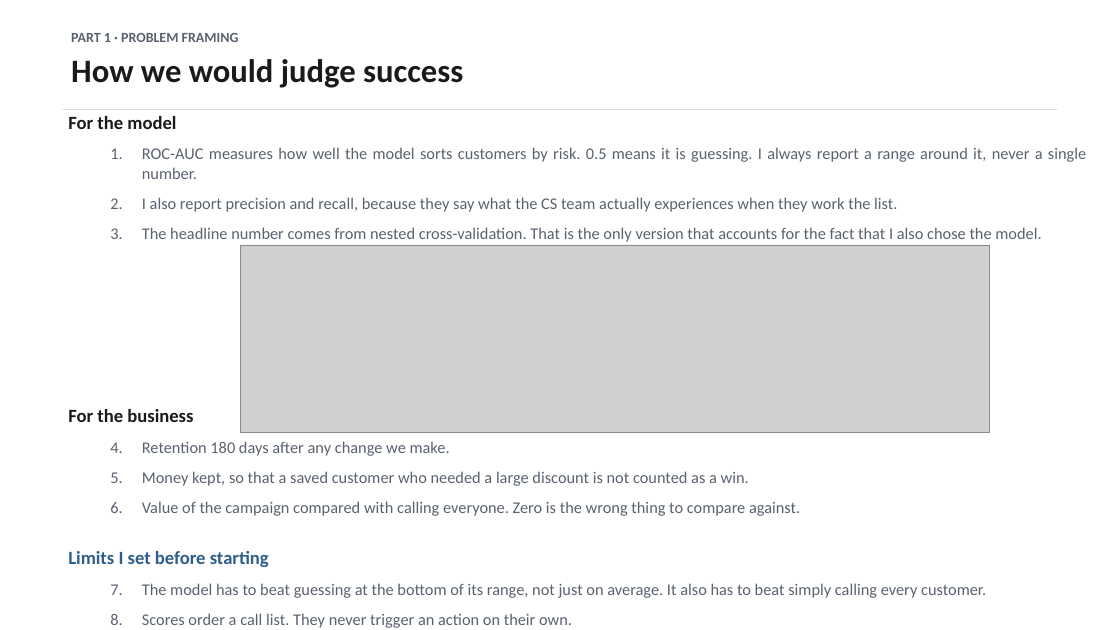
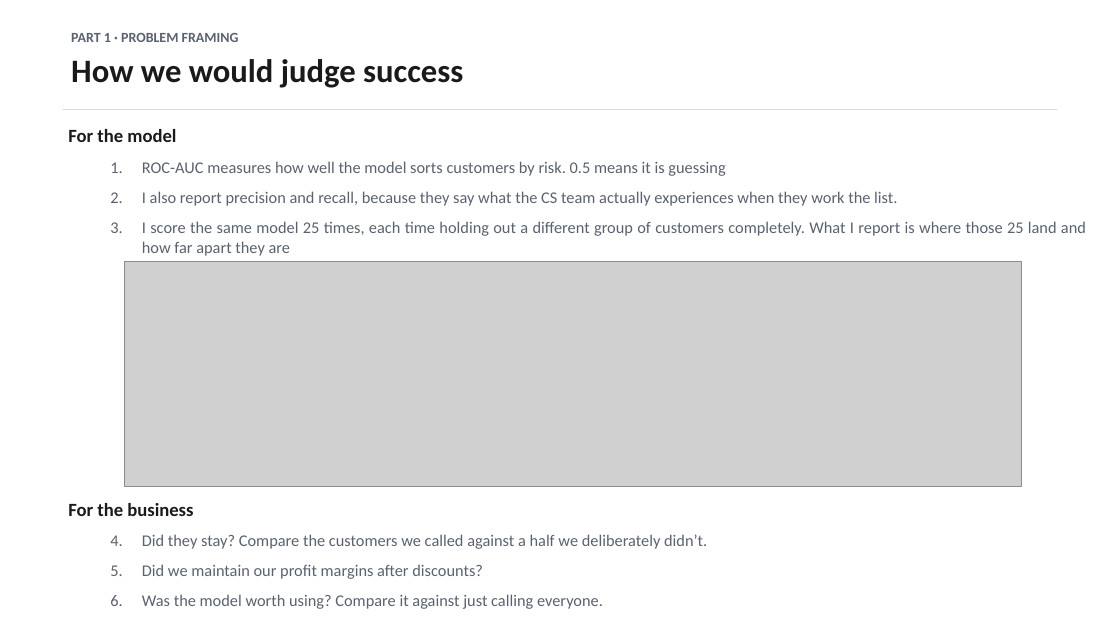
Before and after one commit to dmitriyratu/avepoint-churn-case-study, a slide deck: slide 3 of outputs/decks/AvePoint_Case_Study.pptx. Drawn at 1120x630 pixels with LibreOffice and Linux fonts; fonts in the diff are those of the drawing; grey boxes stand for pictures. Boxes give left, top, right and bottom in pixels: in the first picture for what was removed or moved away, otherwise in the second. Text is boxed around its words. In the diff, an @@ line names an element or a change of style, - is before the commit and + after.

```diff
--- a/outputs/decks/AvePoint_Case_Study.pptx
+++ b/outputs/decks/AvePoint_Case_Study.pptx
@@ text "For the model" moved from (x1=68, y1=116, x2=1086, y2=628) to (x1=68, y1=129, x2=1086, y2=609) @@
@@ text at (x1=142, y1=161, x2=725, y2=176): text changed @@
-  1. ROC-AUC measures how well the model sorts customers by risk. 0.5 means it is guessing. I always report a range around it, never a single number.
+  1. ROC-AUC measures how well the model sorts customers by risk. 0.5 means it is guessing
@@ text at (x1=142, y1=221, x2=1086, y2=256): text changed @@
-  3. The headline number comes from nested cross-validation. That is the only version that accounts for the fact that I also chose the model.
+  3. I score the same model 25 times, each time holding out a different group of customers completely. What I report is where those 25 land and how far apart they are
@@ picture resized from (x1=240, y1=245, x2=990, y2=433) to (x1=124, y1=262, x2=1022, y2=486) @@
@@ text at (x1=142, y1=534, x2=707, y2=609): text changed @@
-  1. Retention 180 days after any change we make.
-  2. Money kept, so that a saved customer who needed a large discount is not counted as a win.
-  3. Value of the campaign compared with calling everyone. Zero is the wrong thing to compare against.
-Limits I set before starting
-  1. The model has to beat guessing at the bottom of its range, not just on average. It also has to beat simply calling every customer.
-  2. Scores order a call list. They never trigger an action on their own.
+  1. Did they stay? Compare the customers we called against a half we deliberately didn’t.
+  2. Did we maintain our profit margins after discounts?
+  3. Was the model worth using? Compare it against just calling everyone.
```
Also in this commit, not shown: 1 other slide changed, 2 other files.
